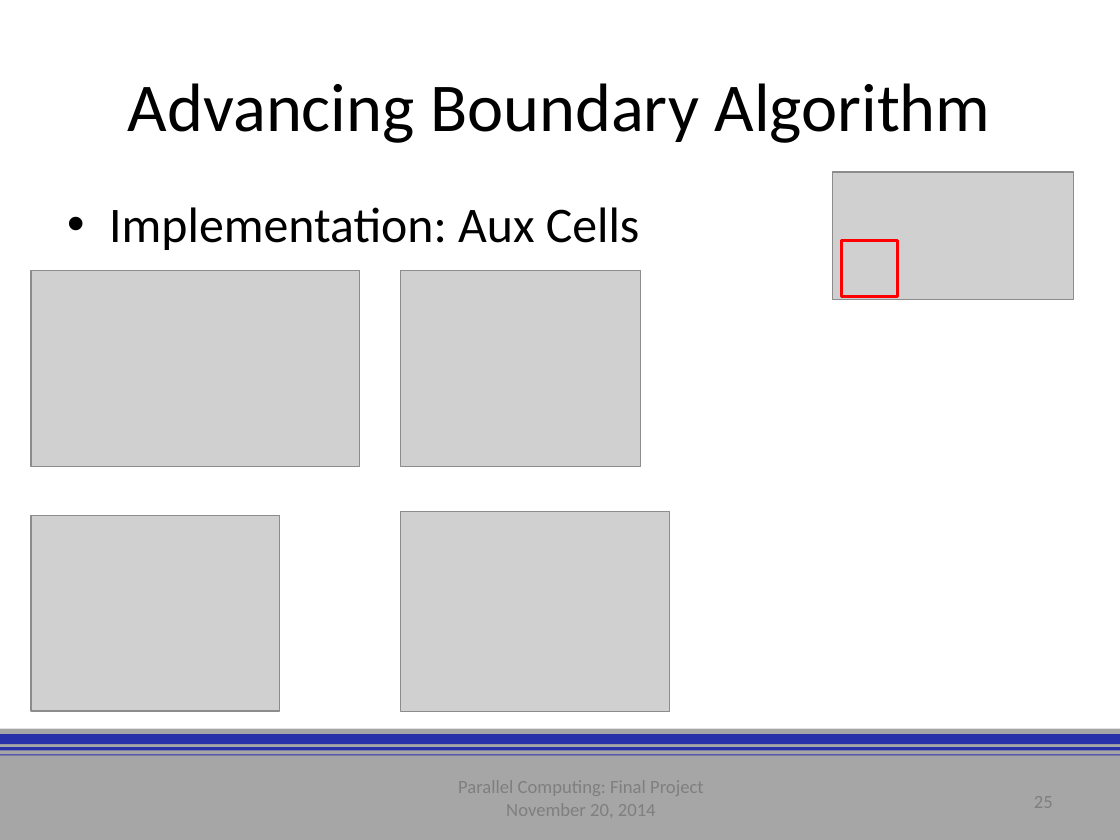
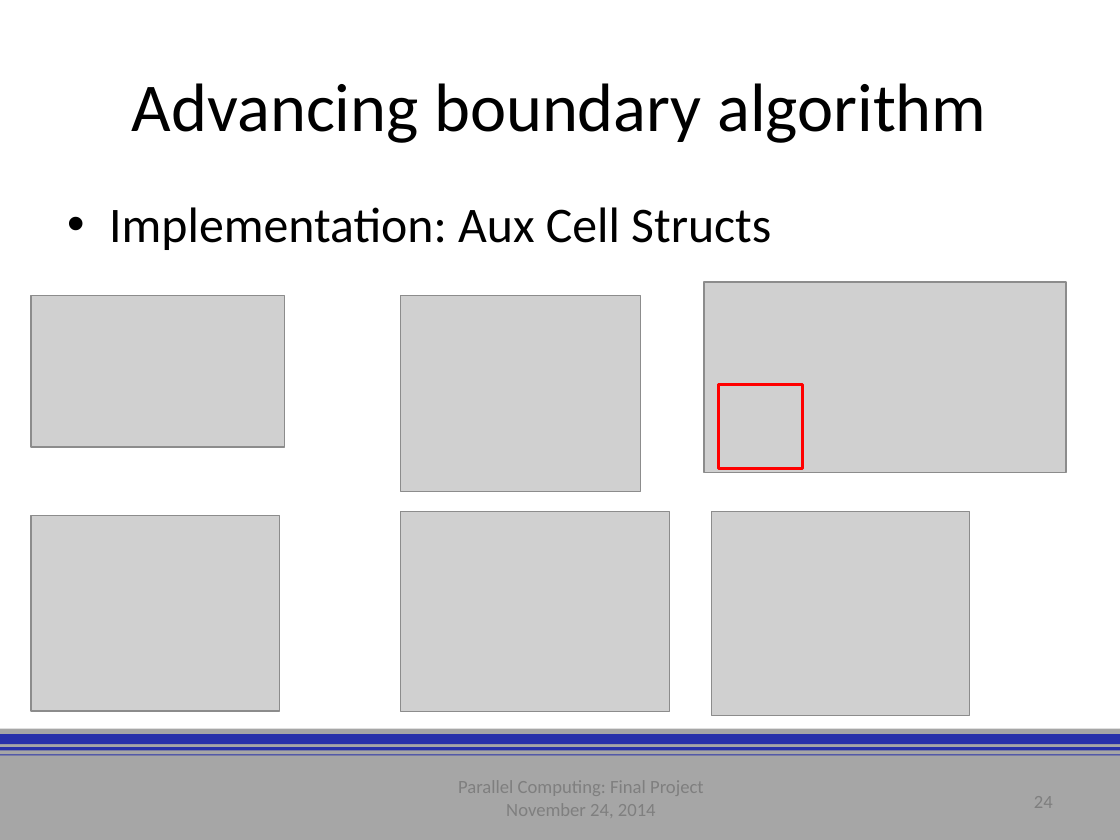
Before and after one commit to Basian/PC-WallDistanceProject, a slide deck: slide 24 of deliverables/presentation/assembled.pptx (slide 25 before the commit). Drawn at 1120x840 pixels with LibreOffice and Linux fonts; fonts in the diff are those of the drawing; grey boxes stand for pictures; background and template pictures are left out. Boxes give left, top, right and bottom in pixels: in the first picture for what was removed or moved away, otherwise in the second. Text is boxed around its words. In the diff, an @@ line names an element or a change of style, - is before the commit and + after.

```diff
--- a/deliverables/presentation/assembled.pptx
+++ b/deliverables/presentation/assembled.pptx
@@ title at (132,83,986,143): text changed @@
-Advancing Boundary Algorithm
+Advancing boundary algorithm
@@ text at (109,207,771,250): text changed @@
-• Implementation: Aux Cells
+• Implementation: Aux Cell Structs
@@ picture: place and size @@
-picture at (31,271,361,467)
+picture at (31,296,286,447)
@@ picture: place and size @@
-picture at (401,271,642,467)
+picture at (401,296,642,492)
@@ picture: place and size @@
-picture at (832,172,1073,300)
+picture at (704,282,1066,473)
@@ rectangle: place and size @@
-rectangle at (842,241,898,297)
+rectangle at (718,384,802,468)
@@ picture added at (712,512,970,716) @@
@@ text at (506,798,656,821): text changed @@
-November 20, 2014
+November 24, 2014
@@ page number at (1034,791,1053,814): text changed @@
-25
+24
```
Also in this commit, not shown: 25 other slides changed, 1 slide added, 1 slide removed, 30 other files.
